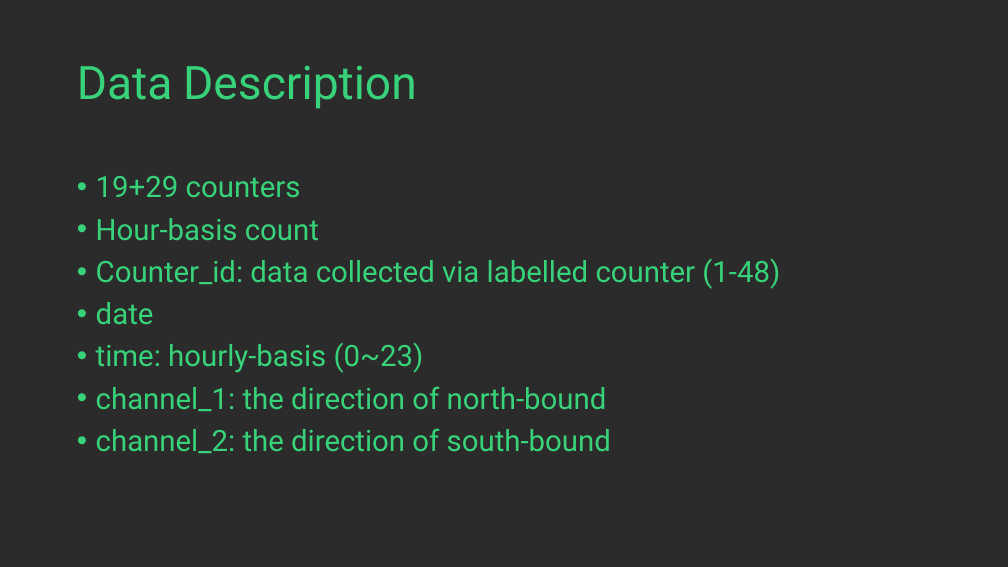
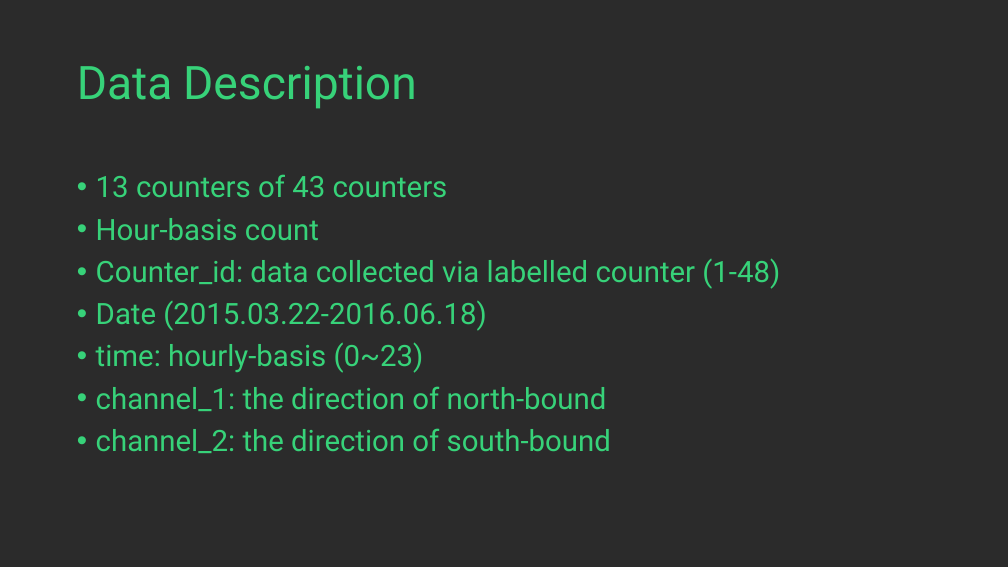
Before and after one commit to YaoTong9190/Bicycling, a slide deck: slide 3 of presentation/cycling data presentation1129.pptx. Drawn at 1008x567 pixels with LibreOffice and Linux fonts; fonts in the diff are those of the drawing; background and template pictures are left out; a plain dark background stands for a picture behind light text. Boxes give left, top, right and bottom in pixels: in the first picture for what was removed or moved away, otherwise in the second. Text is boxed around its words. In the diff, an @@ line names an element or a change of style, - is before the commit and + after.

```diff
--- a/presentation/cycling data presentation1129.pptx
+++ b/presentation/cycling data presentation1129.pptx
@@ text at bbox=[96, 174, 448, 198]: text changed @@
-• 19+29 counters
+• 13 counters of 43 counters
@@ text at bbox=[96, 301, 486, 331]: text changed @@
-• date
+• Date (2015.03.22-2016.06.18)
```
Also in this commit, not shown: 1 other slide changed.
